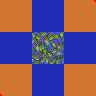
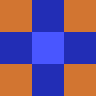
Before/after of a 96 × 96 layered artwork. What changed in the layer stack:
hid "33_element" over [0, 0, 96, 96]
hid "32_element" over [0, 0, 96, 96]
hid "31_element" over [0, 0, 96, 96]
hid "30_element" over [0, 0, 96, 96]
hid "29_element" over [0, 0, 96, 96]
hid "28_element" over [0, 0, 96, 96]
hid "27_element" over [0, 0, 96, 96]
hid "26_element" over [0, 0, 96, 96]
hid "25_element" over [0, 0, 96, 96]
hid "24_element" over [0, 0, 96, 96]
hid "23_element" over [0, 0, 96, 96]
hid "22_element" over [0, 0, 96, 96]
hid "21_element" over [0, 0, 96, 96]
hid "20_element" over [0, 0, 96, 96]
hid "19_element" over [0, 0, 96, 96]
hid "18_element" over [0, 0, 96, 96]
hid "17_element" over [0, 0, 96, 96]
hid "16_element" over [0, 0, 96, 96]
hid "15_element" over [0, 0, 96, 96]
hid "14_element", painted on it over [0, 0, 96, 96]
hid "13_element" over [0, 0, 96, 96]
hid "12_element" over [0, 0, 96, 96]
hid "11_element" over [0, 0, 96, 96]
hid "10_element" over [0, 0, 96, 96]
…and 9 more changes (9 visibility)
